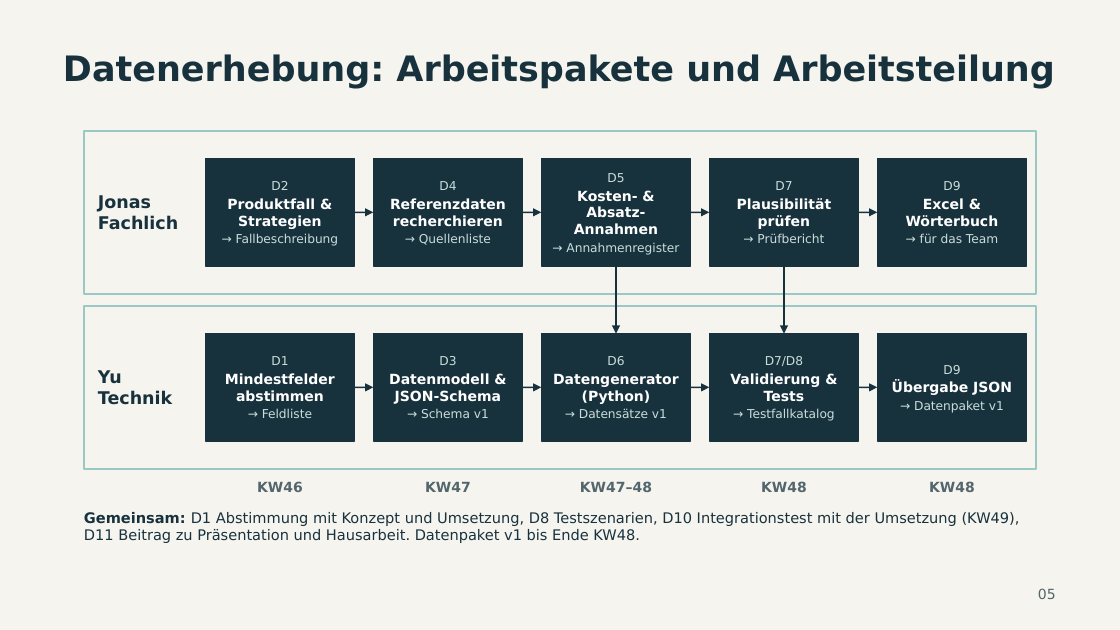
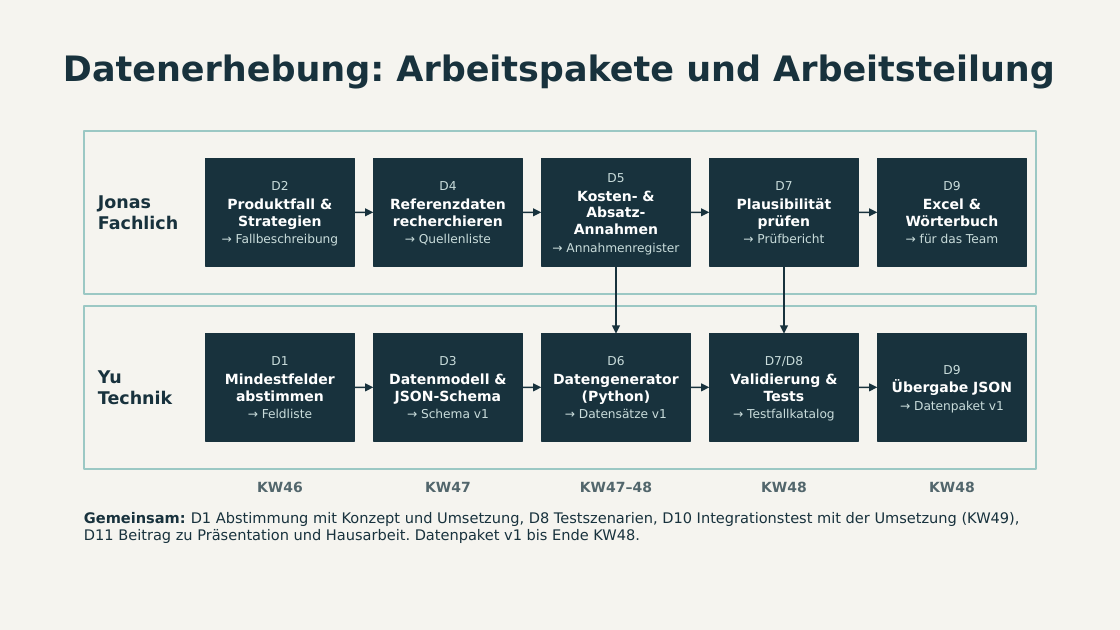
Before and after one commit to leonryuu29/ipm-datenerhebung, a slide deck: slide 2 of reports/DATENERHEBUNG_FOLIEN.pptx. Drawn at 1120x630 pixels with LibreOffice and Linux fonts; fonts in the diff are those of the drawing. Boxes give left, top, right and bottom in pixels: in the first picture for what was removed or moved away, otherwise in the second. Text is boxed around its words. In the diff, an @@ line names an element or a change of style, - is before the commit and + after.

```diff
--- a/reports/DATENERHEBUNG_FOLIEN.pptx
+++ b/reports/DATENERHEBUNG_FOLIEN.pptx
@@ text removed at (x1=1038, y1=588, x2=1056, y2=599) @@
-05
```
Also in this commit, not shown: 1 other slide changed, 1 other file.
